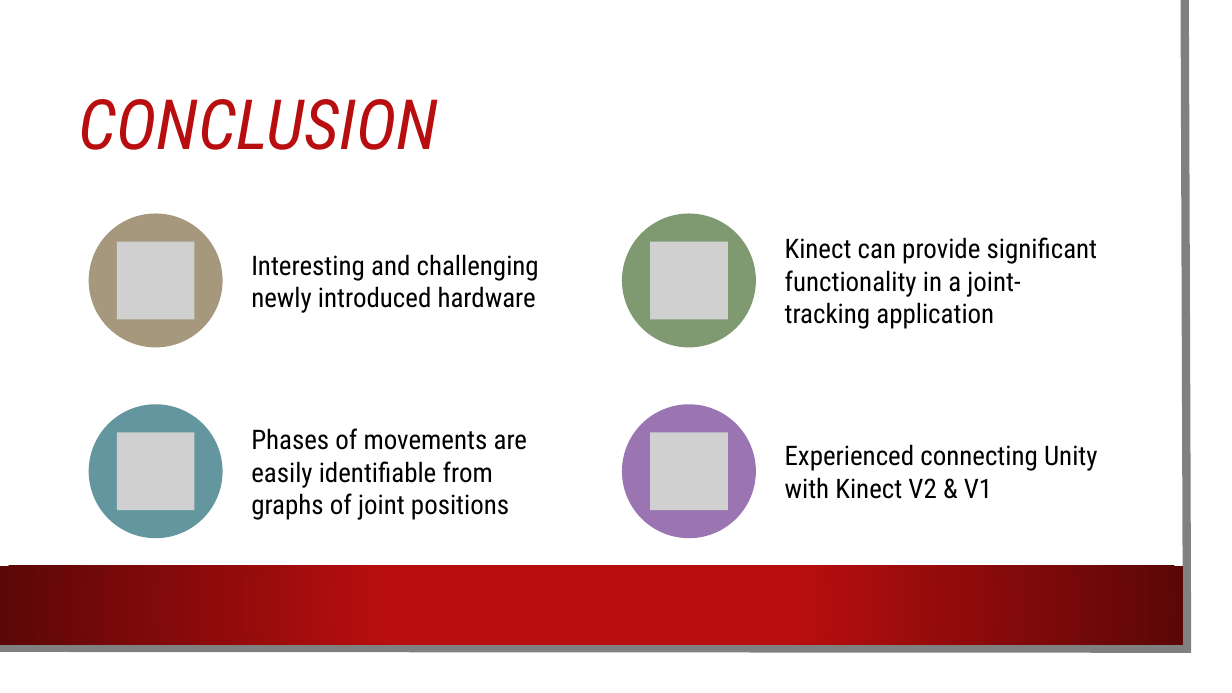
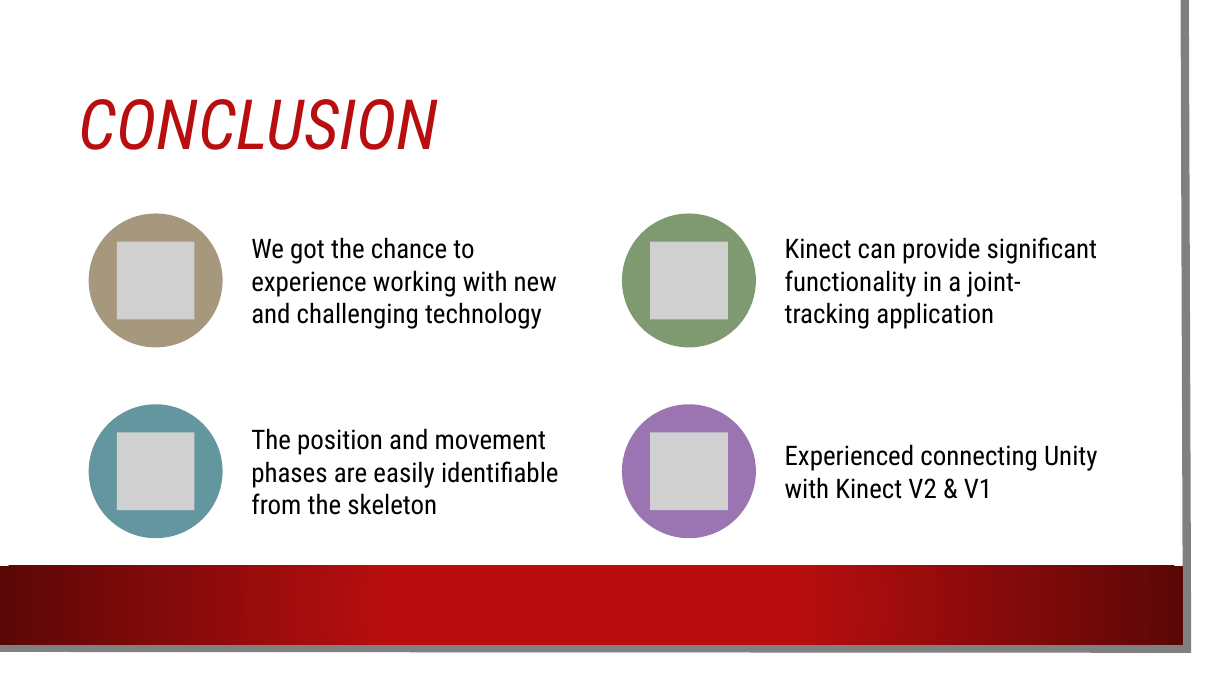
Before and after one commit to cristina1997/Gesture_Based_UI_Project, a slide deck: slide 14 of GestureUI-Presentation.pptx. Drawn at 1232x693 pixels with LibreOffice and Linux fonts; fonts in the diff are those of the drawing; grey boxes stand for pictures; background and template pictures are left out. Boxes give left, top, right and bottom in pixels: in the first picture for what was removed or moved away, otherwise in the second. Text is boxed around its words. In the diff, an @@ line names an element or a change of style, - is before the commit and + after.

Commit message:
Finished Presentation

```diff
--- a/GestureUI-Presentation.pptx
+++ b/GestureUI-Presentation.pptx
@@ text at <box>251,237,557,329</box>: text changed @@
-Interesting and challenging newly introduced hardware
+We got the chance to experience working with new and challenging technology
@@ text at <box>251,428,559,515</box>: text changed @@
-Phases of movements are easily identifiable from graphs of joint positions
+The position and movement phases are easily identifiable from the skeleton
```
Also in this commit, not shown: 1 other slide changed.
